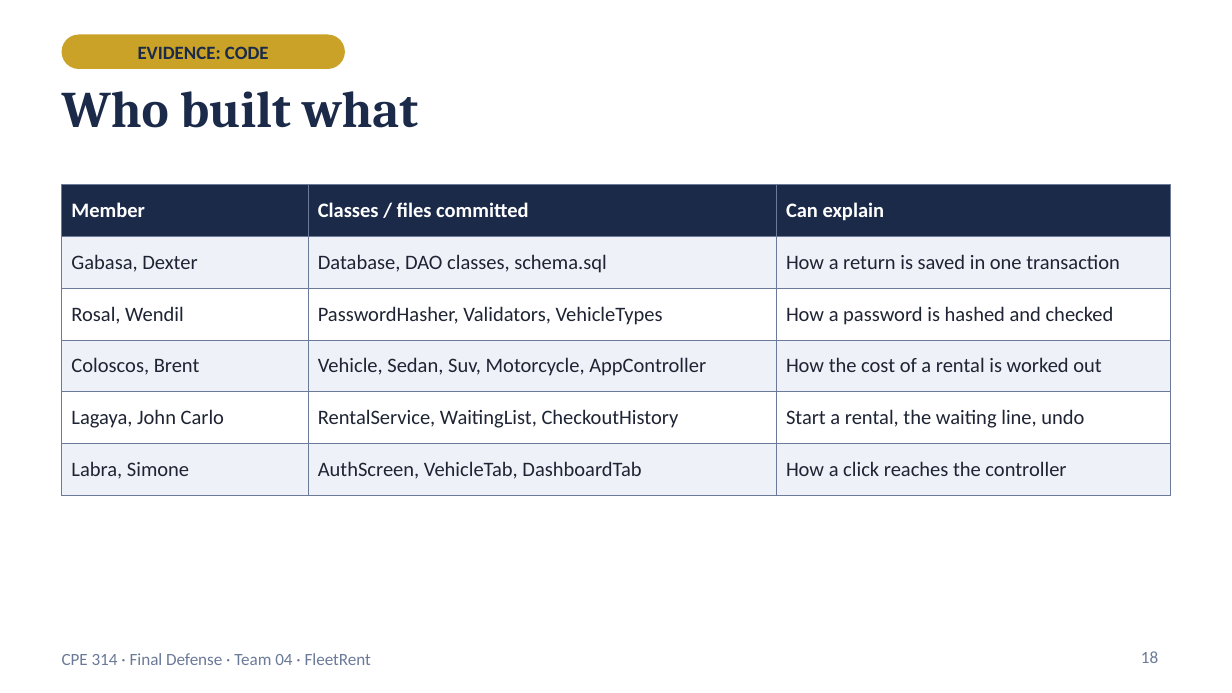
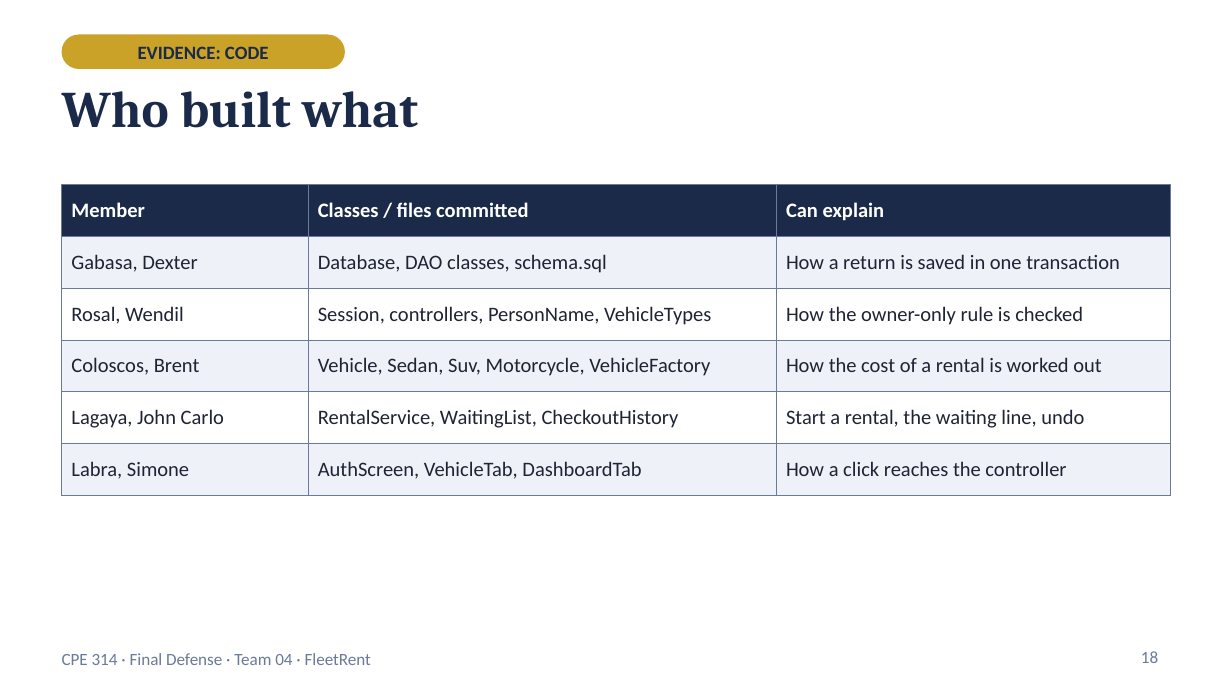
Before and after one commit to ColoscosBrent/cpe314-69323-capstone-team-04, a slide deck: slide 18 of docs/FleetRent_Final_Defense.pptx. Drawn at 1232x693 pixels with LibreOffice and Linux fonts; fonts in the diff are those of the drawing. Boxes give left, top, right and bottom in pixels: in the first picture for what was removed or moved away, otherwise in the second. Text is boxed around its words. In the diff, an @@ line names an element or a change of style, - is before the commit and + after.

```diff
--- a/docs/FleetRent_Final_Defense.pptx
+++ b/docs/FleetRent_Final_Defense.pptx
@@ table at <box>62,185,1170,483</box> @@
-row 3, column 2: PasswordHasher, Validators, VehicleTypes
+row 3, column 2: Session, controllers, PersonName, VehicleTypes
-row 3, column 3: How a password is hashed and checked
+row 3, column 3: How the owner-only rule is checked
-row 4, column 2: Vehicle, Sedan, Suv, Motorcycle, AppController
+row 4, column 2: Vehicle, Sedan, Suv, Motorcycle, VehicleFactory
```
Also in this commit, not shown: 3 other slides changed.
